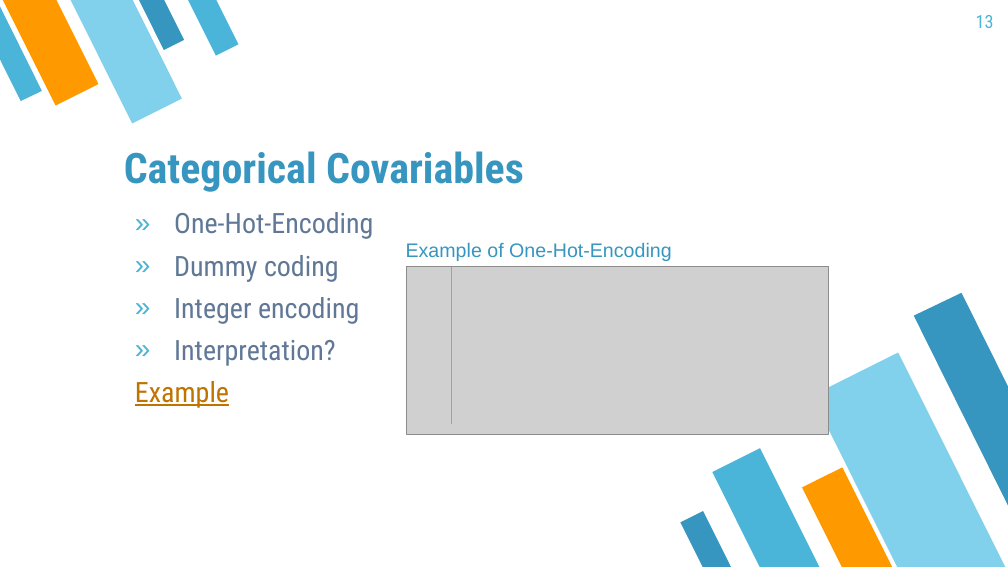
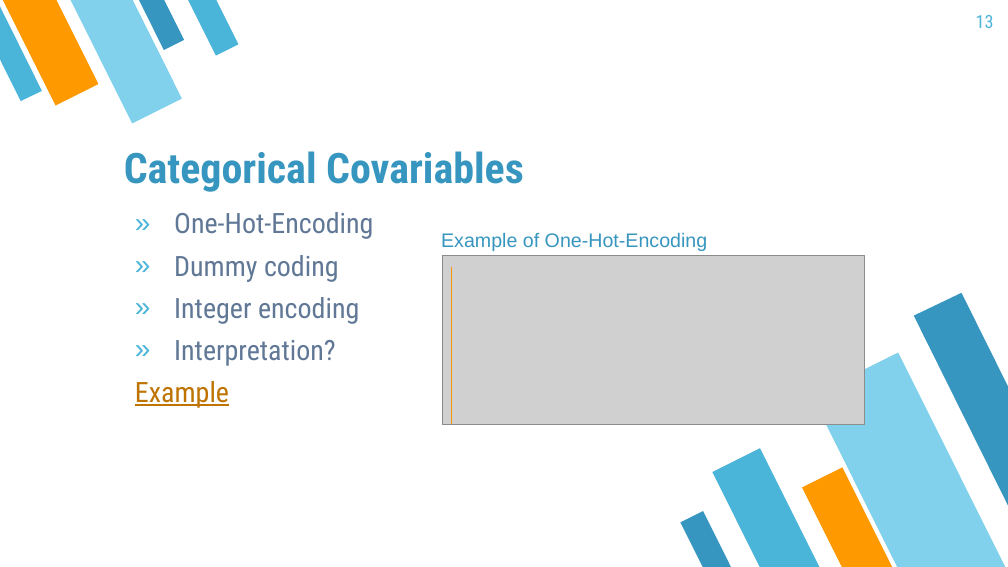
Before and after one commit to mayer79/ml_lecture, a slide deck: slide 13 of slides/ML_Lecture.pptx. Drawn at 1008x567 pixels with LibreOffice and Linux fonts; fonts in the diff are those of the drawing; grey boxes stand for pictures. Boxes give left, top, right and bottom in pixels: in the first picture for what was removed or moved away, otherwise in the second. Text is boxed around its words. In the diff, an @@ line names an element or a change of style, - is before the commit and + after.

```diff
--- a/slides/ML_Lecture.pptx
+++ b/slides/ML_Lecture.pptx
@@ text "Example of One-Hot-Encoding": place and size @@
-text "Example of One-Hot-Encoding" at <box>406,242,672,261</box>
+text "Example of One-Hot-Encoding" at <box>441,232,708,251</box>
@@ picture: place and size @@
-picture at <box>407,266,830,435</box>
+picture at <box>443,256,865,425</box>
```
Also in this commit, not shown: 25 other slides changed, 2 other files.
